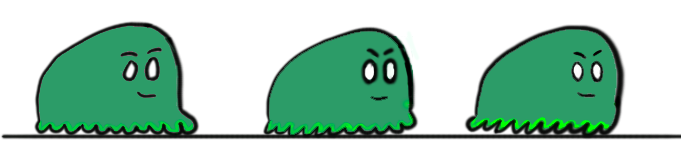
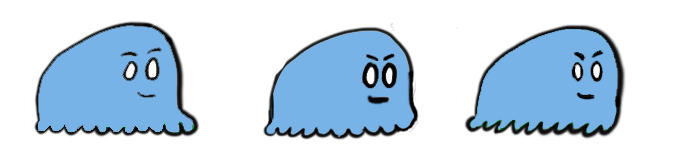
Revision of a layered 681 x 159 image; what changed, layer by layer:
painted on "Layer 4" over [470, 29, 618, 133]
added layer "Layer 7" above "Layer 5" over [263, 22, 459, 141]
hid "Layer 5", painted on it over [74, 26, 421, 140]
painted on "Layer 6" over [38, 25, 193, 133]
hid "Background" over [0, 22, 681, 141]
